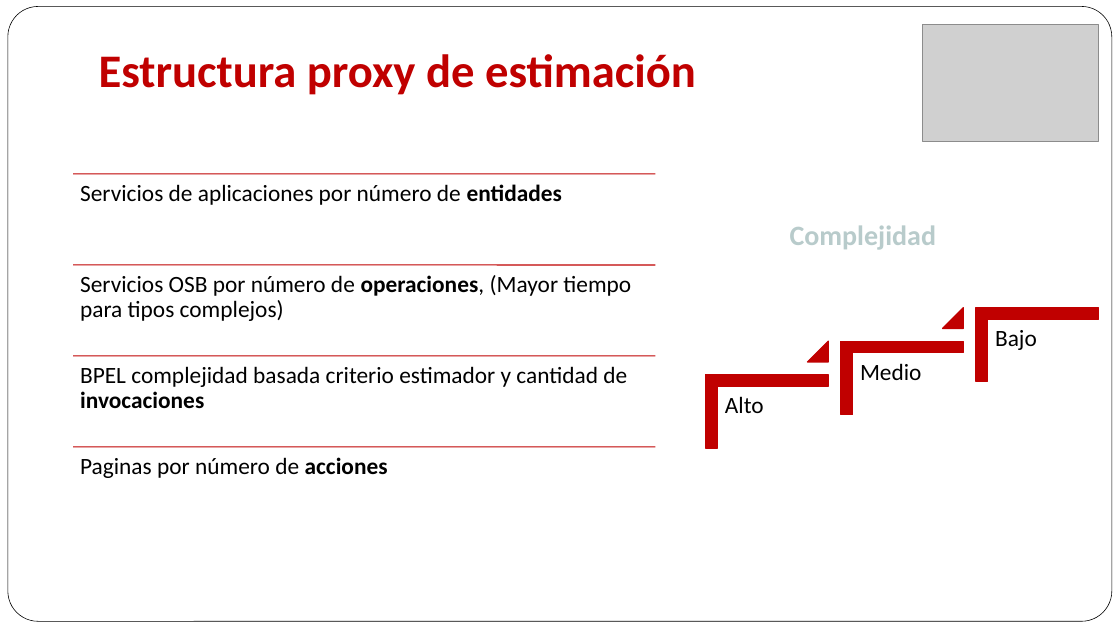
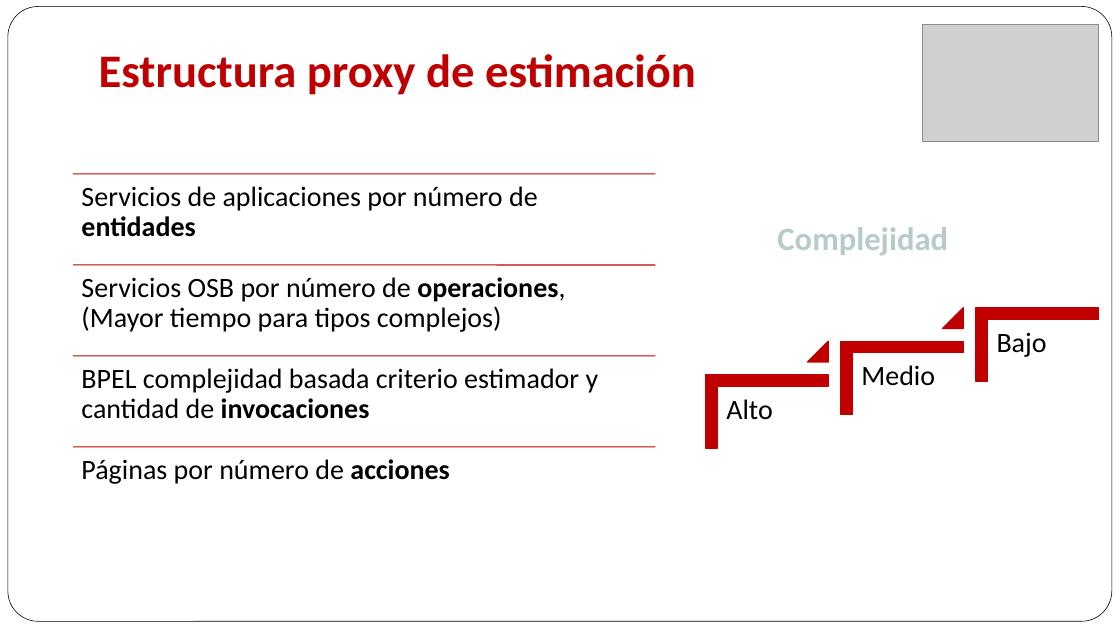
Before and after one commit to maforero/fejunesjuma, a slide deck: slide 23 of Projecto 3/Presenacion/Arquitectura Objetivo MPLA.pptx. Drawn at 1120x630 pixels with LibreOffice and Linux fonts; fonts in the diff are those of the drawing; grey boxes stand for pictures. Boxes give left, top, right and bottom in pixels: in the first picture for what was removed or moved away, otherwise in the second. Text is boxed around its words. In the diff, an @@ line names an element or a change of style, - is before the commit and + after.

```diff
--- a/Projecto 3/Presenacion/Arquitectura Objetivo MPLA.pptx
+++ b/Projecto 3/Presenacion/Arquitectura Objetivo MPLA.pptx
@@ text "Complejidad": place and size @@
-text "Complejidad" at box(790, 225, 936, 250)
+text "Complejidad" at box(777, 227, 948, 255)
@@ text "Complejidad" at box(777, 227, 948, 255): size 24 to 28 pt @@
@@ size 20 to 24 pt; more space between paragraphs in 6 elements at box(81, 186, 538, 237), box(81, 277, 565, 332), box(81, 368, 599, 419), box(726, 399, 772, 420), box(861, 365, 935, 386), box(997, 332, 1047, 357) @@
@@ text at box(81, 459, 449, 484): text changed; size 20 to 24 pt @@
-Paginas por número de acciones
+Páginas por número de acciones
```
Also in this commit, not shown: 12 other slides changed, 3 slides added, 5 slides removed.
